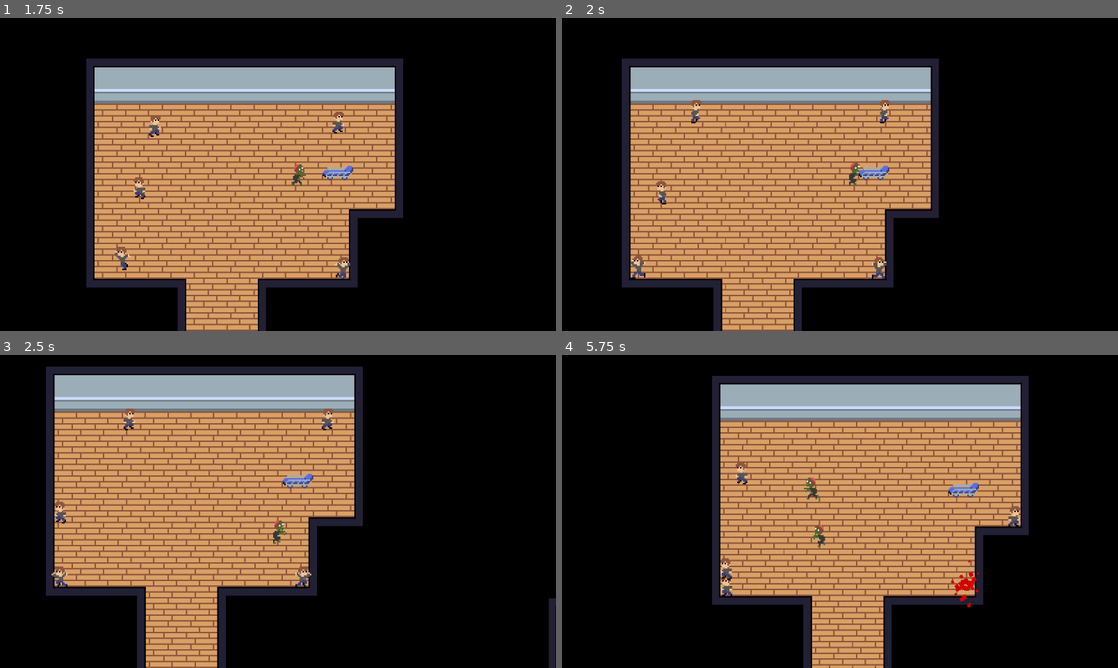
Above: before the commit, frames 1-4 (two rows, left to right).
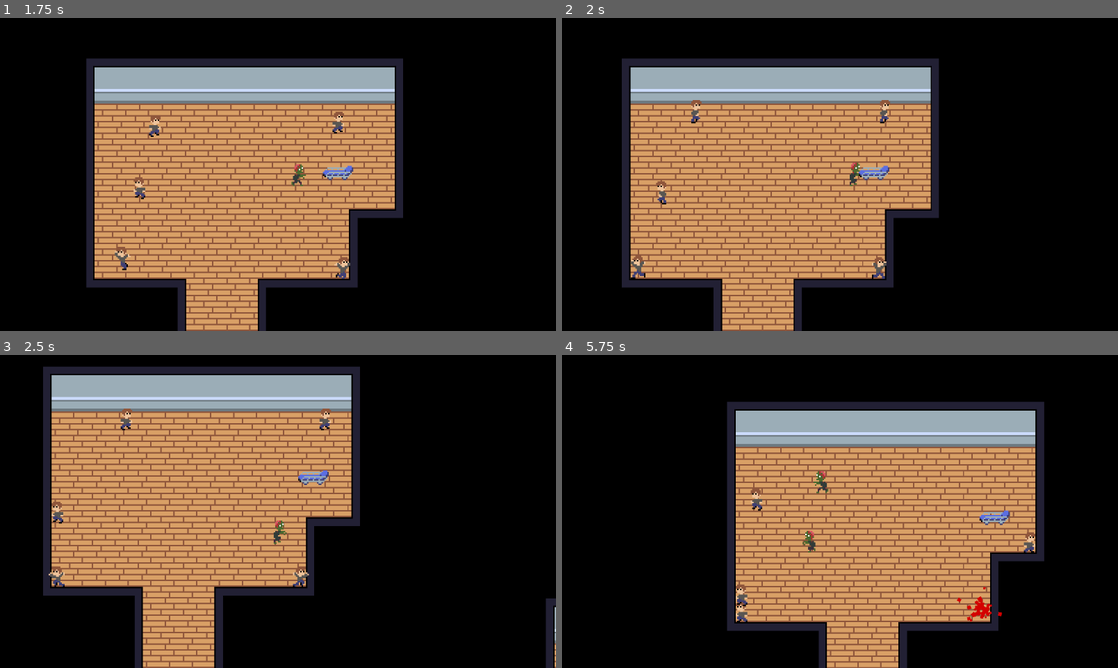
Above: after the commit, the same moments.

Repository: lucasericsson222/gmtk2024
Game: Godot game, scene res://scenes/menu.tscn
Two runs of this game, one before a commit and one after it. Both use one fixed random seed, a clock stepped at 60 frames per second and the inputs below.
Inputs:
- Up to frame 1 (1.75 s): click "Play" at 0.5 s; tap Enter at 1.25 s; hold Right (right) from 1.28 s (still down); hold Space (spread) from 1.28 s (still down)
- Up to frame 2 (2 s): keep holding Right (right); keep holding Space (spread)
- Up to frame 3 (2.5 s): release Right (right) at 2.03 s; release Space (spread) at 2.03 s; hold Down (down) from 2.03 s (still down); tap Space (spread) at 2.1 s
- Up to frame 4 (5.75 s): release Down (down) at 2.78 s; hold Right (right) 2.78-3.53 s; hold Space (spread) 2.78-3.53 s; hold Up (up) 3.53-4.28 s; tap Space (spread) at 3.6, 5.1 s; hold Space (spread) 4.28-5.03 s; hold Left (left) from 4.28 s (still down)

Frame 1 is identical in both runs. In frame 2, 0.1% of the frame differs, in the area x 29-67%, y 15-94%; in frame 3, 6.7%; in frame 4, 37%, in the area x 27-87%, y 6-100%.

Commit message:
Bed can be pushed

Diff:
--- a/scenes/bed.tscn
+++ b/scenes/bed.tscn
@@ -1,19 +1,34 @@
-[gd_scene load_steps=3 format=3 uid="uid://cfh2kb2jt70x2"]
+[gd_scene load_steps=5 format=3 uid="uid://cfh2kb2jt70x2"]
 
+[ext_resource type="Script" path="res://scripts/bed.gd" id="1_r4h3s"]
 [ext_resource type="Texture2D" uid="uid://casx2nhdsfswt" path="res://assets/bed.png" id="1_s47sg"]
 
-[sub_resource type="RectangleShape2D" id="RectangleShape2D_wkrpb"]
-size = Vector2(20, 4)
+[sub_resource type="CapsuleShape2D" id="CapsuleShape2D_bh45x"]
+radius = 2.0
+height = 19.9826
+
+[sub_resource type="RectangleShape2D" id="RectangleShape2D_bawo1"]
+size = Vector2(23, 6)
 
 [node name="Bed" type="RigidBody2D"]
 collision_layer = 8
 collision_mask = 15
 gravity_scale = 0.0
 lock_rotation = true
-freeze = true
+linear_damp = 2.0
+script = ExtResource("1_r4h3s")
 
 [node name="Sprite2D" type="Sprite2D" parent="."]
 texture = ExtResource("1_s47sg")
 
 [node name="CollisionShape2D" type="CollisionShape2D" parent="."]
-shape = SubResource("RectangleShape2D_wkrpb")
+rotation = -1.57218
+shape = SubResource("CapsuleShape2D_bh45x")
+
+[node name="Area2D" type="Area2D" parent="."]
+collision_layer = 0
+collision_mask = 3
+
+[node name="CollisionShape2D" type="CollisionShape2D" parent="Area2D"]
+position = Vector2(-0.5, 0)
+shape = SubResource("RectangleShape2D_bawo1")
--- /dev/null
+++ b/scripts/bed.gd
@@ -0,0 +1,11 @@
+extends RigidBody2D
+
+@onready var push_area: Area2D = $Area2D
+var push_speed = 200
+
+func _integrate_forces(state: PhysicsDirectBodyState2D) -> void:
+	var direction = Vector2.ZERO
+	for body in push_area.get_overlapping_bodies():
+		direction += (body.position - position).normalized()
+
+	state.apply_central_force(-direction.normalized() * push_speed)
